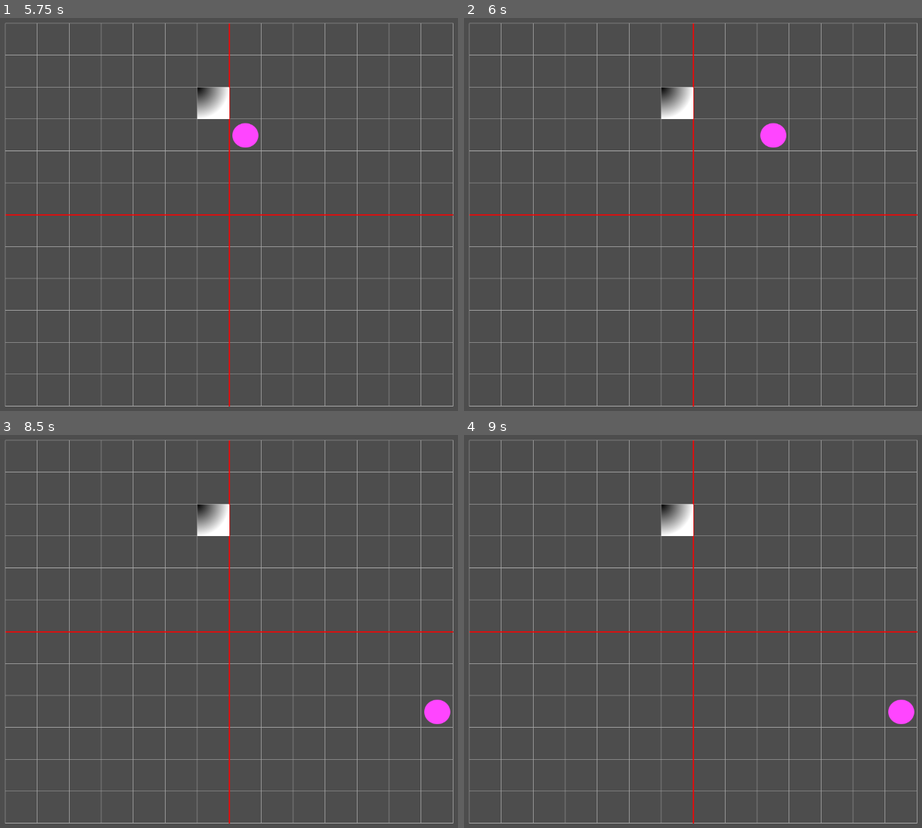
Above: before the commit, frames 1-4 (two rows, left to right).
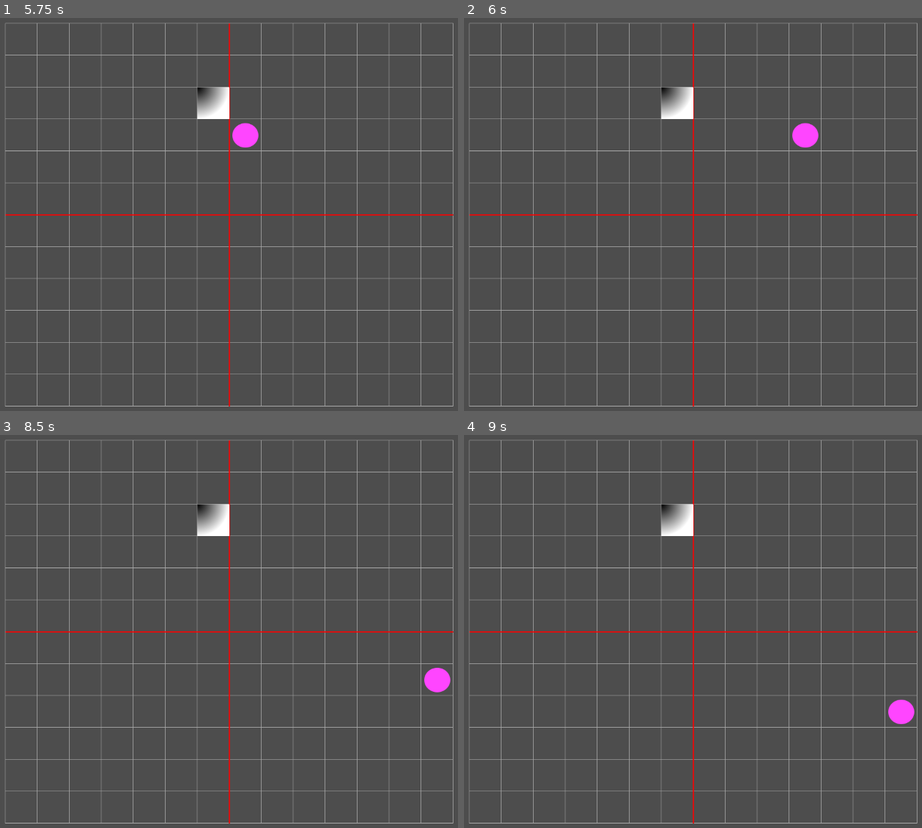
Above: after the commit, the same moments.

Repository: stdAdmin/hanumira
Game: Godot game, scene res://main.tscn
The game is run twice, just before and just after one commit, with the same random seed, the same clock (stepped at 60 frames per second) and the same inputs.
Inputs:
- Up to frame 1 (5.75 s): tap Enter at 0.5, 2.75, 5 s; hold D (cr_left_right) 0.53-1.28 s; hold S (cr_left_down) 1.28-2.03 s; tap Space at 2, 4.25 s; hold D (cr_left_right) 2.03-2.78 s; hold W (cr_left_up) 2.78-3.53 s; hold Shift (cr_left_button) 3.53-5.03 s; hold S (cr_left_down) from 5.03 s (still down)
- Up to frame 2 (6 s): release S (cr_left_down) at 5.78 s; hold D (cr_left_right) from 5.78 s (still down)
- Up to frame 3 (8.5 s): release D (cr_left_right) at 6.53 s; hold W (cr_left_up) 6.53-7.28 s; tap Space at 7.25 s; hold D (cr_left_right) 7.28-8.03 s; hold S (cr_left_down) from 8.03 s (still down)
- Up to frame 4 (9 s): release S (cr_left_down) at 8.78 s; hold Shift (cr_left_button) from 8.78 s (still down)

Frame 1 is identical in both runs. In frame 2, 0.6% of the frame differs, in the area x 64-78%, y 26-33%; in frame 3, 0.6%, in the area x 92-99%, y 59-74%; in frame 4, nothing differs.

Commit message:
joystick movement now with button, synchronized all complete events in main to avoid spawn flooding

Diff:
--- a/main.gd
+++ b/main.gd
@@ -14,6 +14,7 @@
 
 ############ tiles & blobs ##############
 var active_tile_blob = 1
+var received_tile_blob_signal = false
 
 ############### tiles general #####################
 const NewTile = preload("res://tile.tscn")
@@ -88,6 +89,12 @@
 
 # Called every frame. 'delta' is the elapsed time since the previous frame.
 func _process(delta: float) -> void:
+	# even "hanging" tiles/blobs can send a movement complete signals
+	# to avoid the trigger of tons of new spawning here is the sync point to merge all those events TODO: parallelism sync is not fully clear
+	if received_tile_blob_signal:
+		checkForTileBlobCompletion()
+		received_tile_blob_signal = false
+		spawn_tile()
 	pass
 
 func spawn_tile():
@@ -152,14 +159,16 @@
 
 func _on_tile_movement_complete(direction: Vector2):
 	Log.debug("got tile complete signal")
-	checkForTileBlobCompletion()
-	spawn_tile()
+	received_tile_blob_signal = true
+	#checkForTileBlobCompletion()
+	#spawn_tile()
 
 # can be that it is stuck or fell outside, trigger next
 func _on_blob_movement_complete():
 	Log.debug("got blob complete signal")
-	checkForTileBlobCompletion()
-	spawn_tile()
+	received_tile_blob_signal = true
+	#checkForTileBlobCompletion()
+	#spawn_tile()
 
 func checkForTileBlobCompletion():
 	var array = Utils.create_debug_completion_array(gamefield_x_size, gamefield_y_size)
--- a/project.godot
+++ b/project.godot
@@ -27,60 +27,72 @@
 "deadzone": 0.5,
 "events": [Object(InputEventJoypadMotion,"resource_local_to_scene":false,"resource_name":"","device":-1,"axis":1,"axis_value":-1.0,"script":null)
 , Object(InputEventKey,"resource_local_to_scene":false,"resource_name":"","device":-1,"window_id":0,"alt_pressed":false …(183 unchanged characters)…
+, Object(InputEventJoypadButton,"resource_local_to_scene":false,"resource_name":"","device":-1,"button_index":11,"pressure":0.0,"pressed":true,"script":null)
 ]
 }
 cr_left_down={
 "deadzone": 0.5,
 "events": [Object(InputEventJoypadMotion,"resource_local_to_scene":false,"resource_name":"","device":-1,"axis":1,"axis_value":1.0,"script":null)
 , Object(InputEventKey,"resource_local_to_scene":false,"resource_name":"","device":-1,"window_id":0,"alt_pressed":false …(183 unchanged characters)…
+, Object(InputEventJoypadButton,"resource_local_to_scene":false,"resource_name":"","device":-1,"button_index":12,"pressure":0.0,"pressed":true,"script":null)
 ]
 }
 cr_right_up={
 "deadzone": 0.5,
 "events": [Object(InputEventJoypadMotion,"resource_local_to_scene":false,"resource_name":"","device":-1,"axis":3,"axis_value":-1.0,"script":null)
 , Object(InputEventKey,"resource_local_to_scene":false,"resource_name":"","device":-1,"window_id":0,"alt_pressed":false …(186 unchanged characters)…
+, Object(InputEventJoypadButton,"resource_local_to_scene":false,"resource_name":"","device":-1,"button_index":3,"pressure":0.0,"pressed":true,"script":null)
 ]
 }
 cr_right_down={
 "deadzone": 0.5,
 "events": [Object(InputEventJoypadMotion,"resource_local_to_scene":false,"resource_name":"","device":-1,"axis":3,"axis_value":1.0,"script":null)
 , Object(InputEventKey,"resource_local_to_scene":false,"resource_name":"","device":-1,"window_id":0,"alt_pressed":false …(186 unchanged characters)…
+, Object(InputEventJoypadButton,"resource_local_to_scene":false,"resource_name":"","device":-1,"button_index":0,"pressure":0.0,"pressed":true,"script":null)
 ]
 }
 cr_left_button={
 "deadzone": 0.2,
 "events": [Object(InputEventJoypadButton,"resource_local_to_scene":false,"resource_name":"","device":-1,"button_index":7,"pressure":0.0,"pressed":true,"script":null)
 , Object(InputEventKey,"resource_local_to_scene":false,"resource_name":"","device":-1,"window_id":0,"alt_pressed":false …(186 unchanged characters)…
+, Object(InputEventJoypadButton,"resource_local_to_scene":false,"resource_name":"","device":-1,"button_index":9,"pressure":0.0,"pressed":true,"script":null)
+, Object(InputEventJoypadMotion,"resource_local_to_scene":false,"resource_name":"","device":-1,"axis":4,"axis_value":1.0,"script":null)
 ]
 }
 cr_right_button={
 "deadzone": 0.2,
 "events": [Object(InputEventJoypadButton,"resource_local_to_scene":false,"resource_name":"","device":-1,"button_index":8,"pressure":0.0,"pressed":true,"script":null)
 , Object(InputEventKey,"resource_local_to_scene":false,"resource_name":"","device":-1,"window_id":0,"alt_pressed":false …(186 unchanged characters)…
+, Object(InputEventJoypadButton,"resource_local_to_scene":false,"resource_name":"","device":-1,"button_index":10,"pressure":0.0,"pressed":true,"script":null)
+, Object(InputEventJoypadMotion,"resource_local_to_scene":false,"resource_name":"","device":-1,"axis":5,"axis_value":1.0,"script":null)
 ]
 }
 cr_left_left={
 "deadzone": 0.5,
 "events": [Object(InputEventJoypadMotion,"resource_local_to_scene":false,"resource_name":"","device":-1,"axis":0,"axis_value":-1.0,"script":null)
 , Object(InputEventKey,"resource_local_to_scene":false,"resource_name":"","device":-1,"window_id":0,"alt_pressed":false …(182 unchanged characters)…
+, Object(InputEventJoypadButton,"resource_local_to_scene":false,"resource_name":"","device":-1,"button_index":13,"pressure":0.0,"pressed":true,"script":null)
 ]
 }
 cr_left_right={
 "deadzone": 0.5,
 "events": [Object(InputEventJoypadMotion,"resource_local_to_scene":false,"resource_name":"","device":-1,"axis":0,"axis_value":1.0,"script":null)
 , Object(InputEventKey,"resource_local_to_scene":false,"resource_name":"","device":-1,"window_id":0,"alt_pressed":false …(183 unchanged characters)…
+, Object(InputEventJoypadButton,"resource_local_to_scene":false,"resource_name":"","device":-1,"button_index":14,"pressure":0.0,"pressed":true,"script":null)
 ]
 }
 cr_right_left={
 "deadzone": 0.5,
 "events": [Object(InputEventJoypadMotion,"resource_local_to_scene":false,"resource_name":"","device":-1,"axis":2,"axis_value":-1.0,"script":null)
 , Object(InputEventKey,"resource_local_to_scene":false,"resource_name":"","device":-1,"window_id":0,"alt_pressed":false …(186 unchanged characters)…
+, Object(InputEventJoypadButton,"resource_local_to_scene":false,"resource_name":"","device":-1,"button_index":2,"pressure":0.0,"pressed":true,"script":null)
 ]
 }
 cr_right_right={
 "deadzone": 0.5,
 "events": [Object(InputEventJoypadMotion,"resource_local_to_scene":false,"resource_name":"","device":-1,"axis":2,"axis_value":1.0,"script":null)
 , Object(InputEventKey,"resource_local_to_scene":false,"resource_name":"","device":-1,"window_id":0,"alt_pressed":false …(186 unchanged characters)…
+, Object(InputEventJoypadButton,"resource_local_to_scene":false,"resource_name":"","device":-1,"button_index":1,"pressure":0.0,"pressed":true,"script":null)
 ]
 }
 
